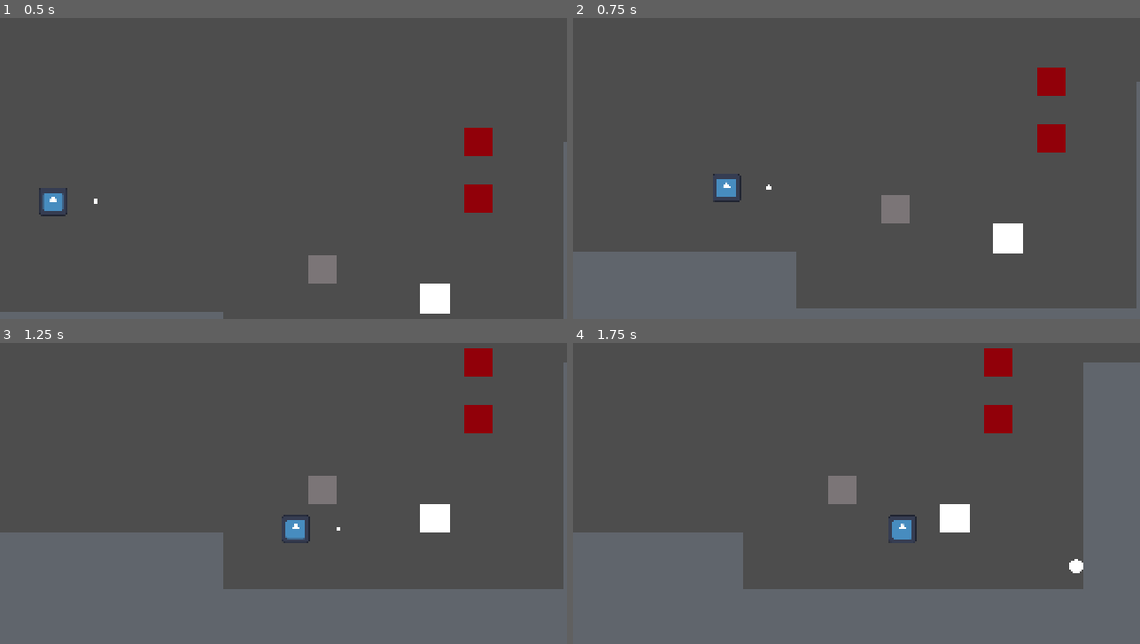
Above: before the commit, frames 1-4 (two rows, left to right).
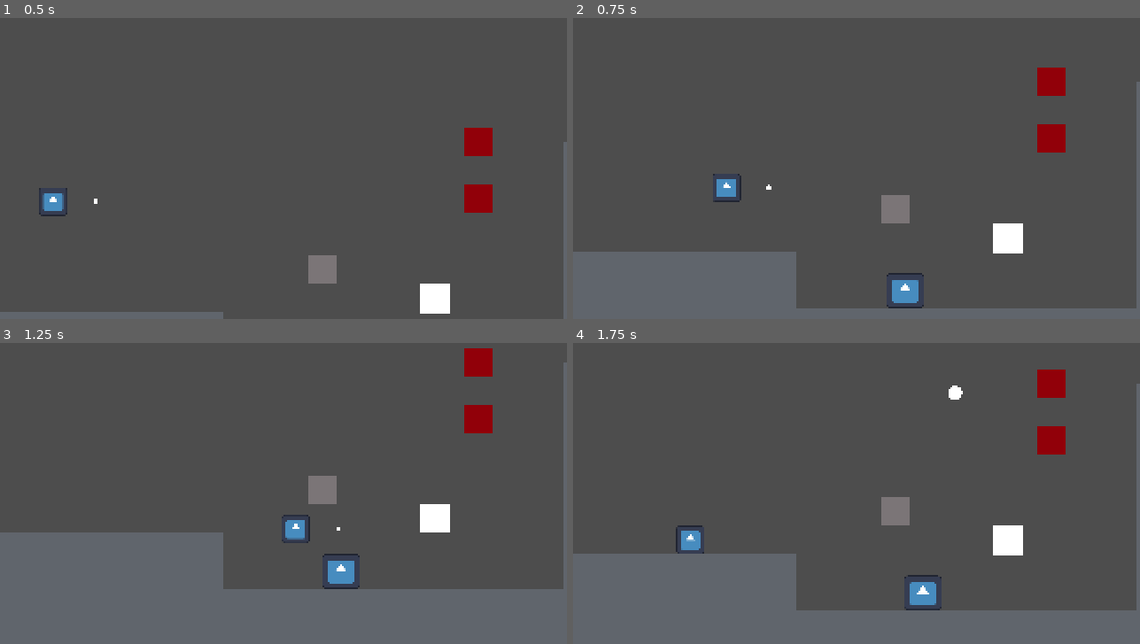
Above: after the commit, the same moments.

Repository: Borrow-Game/game-godot
Game: Godot game, scene res://physics_sample_scene.tscn
Two runs of this game, one before a commit and one after it. Both use one fixed random seed, a clock stepped at 60 frames per second and the inputs below. The engine's default icon, where the game draws it, is replaced by a stand-in: a white triangle on a blue panel in a dark square.
Inputs:
- Up to frame 1 (0.5 s): no input
- Up to frame 2 (0.75 s): tap Enter (ui_accept) at 0.5 s; hold Right (right) from 0.53 s (still down); tap X (dash) at 0.6 s
- Up to frame 3 (1.25 s): keep holding Right (right); tap Enter (ui_accept) at 0.77 s
- Up to frame 4 (1.75 s): keep holding Right (right); tap Shift (shoot bow) at 1.35 s; tap Enter (ui_accept) at 1.52 s

Frame 1 is identical in both runs. In frame 2, 0.4% of the frame differs, in the area x 55-62%, y 84-97%; in frame 3, 0.4%; in frame 4, 19%, in the area x 0-100%, y 1-89%.

Commit message:
feat:Enemy

Diff:
--- /dev/null
+++ b/enemy2d.tscn
@@ -0,0 +1,33 @@
+[gd_scene load_steps=5 format=3 uid="uid://cti0hhlcss2tr"]
+
+[ext_resource type="Texture2D" uid="uid://bs4bmruuqe0xm" path="res://icon.svg" id="1_6y2cx"]
+[ext_resource type="Script" path="res://enemy_2d.gd" id="1_k1yl2"]
+
+[sub_resource type="RectangleShape2D" id="RectangleShape2D_n288p"]
+size = Vector2(18.1107, 18)
+
+[sub_resource type="RectangleShape2D" id="RectangleShape2D_siay1"]
+
+[node name="CharacterBody2D" type="CharacterBody2D"]
+position = Vector2(104, 80)
+script = ExtResource("1_k1yl2")
+goal_position = Vector2(200, 0)
+
+[node name="Area2D" type="Area2D" parent="."]
+scale = Vector2(1.71, 1.40773)
+collision_layer = 3
+collision_mask = 3
+
+[node name="CollisionShape2D" type="CollisionShape2D" parent="Area2D"]
+position = Vector2(0.931763, 1)
+scale = Vector2(0.986353, 1)
+shape = SubResource("RectangleShape2D_n288p")
+
+[node name="Sprite2D" type="Sprite2D" parent="."]
+scale = Vector2(0.169836, 0.153265)
+texture = ExtResource("1_6y2cx")
+
+[node name="CollisionShape2D" type="CollisionShape2D" parent="."]
+shape = SubResource("RectangleShape2D_siay1")
+
+[connection signal="body_entered" from="Area2D" to="." method="_on_area_2d_body_entered"]
--- /dev/null
+++ b/enemy_2d.gd
@@ -0,0 +1,25 @@
+extends CharacterBody2D
+@onready var startposition = self.position
+@export  var goal_position = Vector2()
+func _on_area_2d_body_entered(body: Node2D) -> void:
+	if body.is_in_group("arrow"):
+		queue_free()
+	if body.is_in_group("player"):
+		RespawnHandler.respawn()
+
+var speed = 10
+
+func _physics_process(delta: float) -> void:
+
+
+
+
+	velocity.x = speed
+
+	if self.position.x >= goal_position.x :
+		speed  = -10
+
+
+	if self.position.x <=startposition.x :
+		speed  = 10
+	move_and_slide()
--- a/physics_sample_scene.tscn
+++ b/physics_sample_scene.tscn
@@ -1,10 +1,11 @@
-[gd_scene load_steps=6 format=3 uid="uid://n8wv5nrlv2ub"]
+[gd_scene load_steps=7 format=3 uid="uid://n8wv5nrlv2ub"]
 
 [ext_resource type="PackedScene" uid="uid://lb07788bxve4" path="res://physics_sample_block.tscn" id="1_gdt6k"]
 [ext_resource type="PackedScene" uid="uid://dfj3ask0ne44o" path="res://player_character.tscn" id="2_ycyjp"]
 [ext_resource type="PackedScene" uid="uid://dcf28kdusjeiu" path="res://target_block.tscn" id="3_22fh5"]
 [ext_resource type="PackedScene" uid="uid://qmyh4mqlderv" path="res://target_linking_demo_block.tscn" id="4_tj1qj"]
 [ext_resource type="PackedScene" uid="uid://ylta7hm7dobh" path="res://moving_block.tscn" id="5_b1fxg"]
+[ext_resource type="PackedScene" uid="uid://cti0hhlcss2tr" path="res://enemy2d.tscn" id="6_ifv4r"]
 
 [node name="scene" type="Node2D"]
 
@@ -93,3 +94,6 @@
 [node name="moving_block" parent="." instance=ExtResource("5_b1fxg")]
 position = Vector2(152, 88)
 aim_position = Vector2(96, 96)
+
+[node name="CharacterBody2D" parent="." instance=ExtResource("6_ifv4r")]
+position = Vector2(152, 136)
--- a/player_character.tscn
+++ b/player_character.tscn
@@ -8,7 +8,7 @@
 
 [sub_resource type="SphereMesh" id="SphereMesh_7k7et"]
 
-[node name="player_character" type="CharacterBody2D"]
+[node name="player_character" type="CharacterBody2D" groups=["player"]]
 script = ExtResource("1_nvmt7")
 
 [node name="character_texture" type="Sprite2D" parent="."]
--- a/project.godot
+++ b/project.godot
@@ -32,6 +32,7 @@
 [global_group]
 
 arrow="group for all player shot projectiles"
+player=""
 
 [input]
 
@@ -71,7 +72,6 @@
 "deadzone": 0.5,
 "events": [Object(InputEventKey,"resource_local_to_scene":false,"resource_name":"","device":-1,"window_id":0,"alt_press …(195 unchanged characters)…
 , Object(InputEventKey,"resource_local_to_scene":false,"resource_name":"","device":-1,"window_id":0,"alt_pressed":false …(182 unchanged characters)…
-
 ]
 }
 
